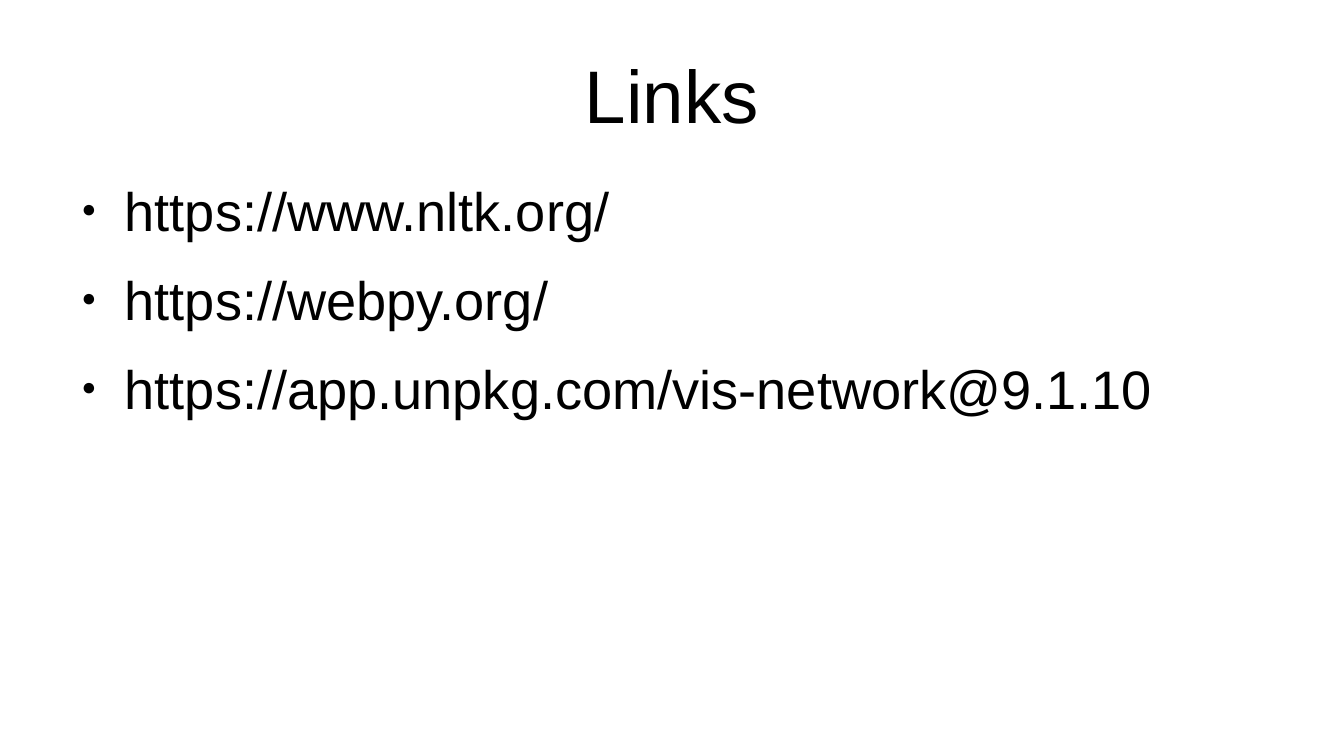
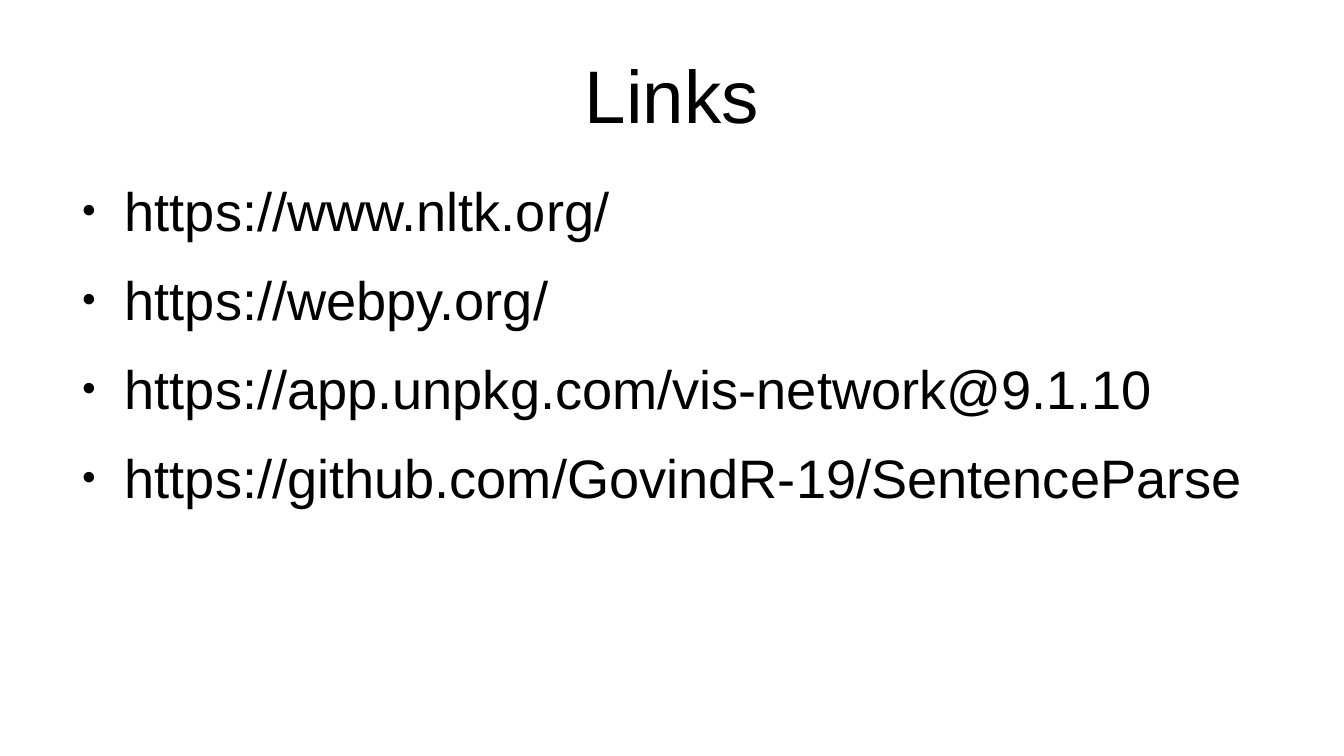
Before and after one commit to GovindR-19/SentenceParse, a slide deck: slide 6 of Presentation.odp (slide 5 before the commit). Drawn at 1344x756 pixels with LibreOffice and Linux fonts; fonts in the diff are those of the drawing. Boxes give left, top, right and bottom in pixels: in the first picture for what was removed or moved away, otherwise in the second. Text is boxed around its words. In the diff, an @@ line names an element or a change of style, - is before the commit and + after.

```diff
--- a/Presentation.odp
+++ b/Presentation.odp
@@ text at box(125, 458, 1242, 507): paragraph added @@
+● https://github.com/GovindR-19/SentenceParse
```
Also in this commit, not shown: 1 slide added, 1 other file.
